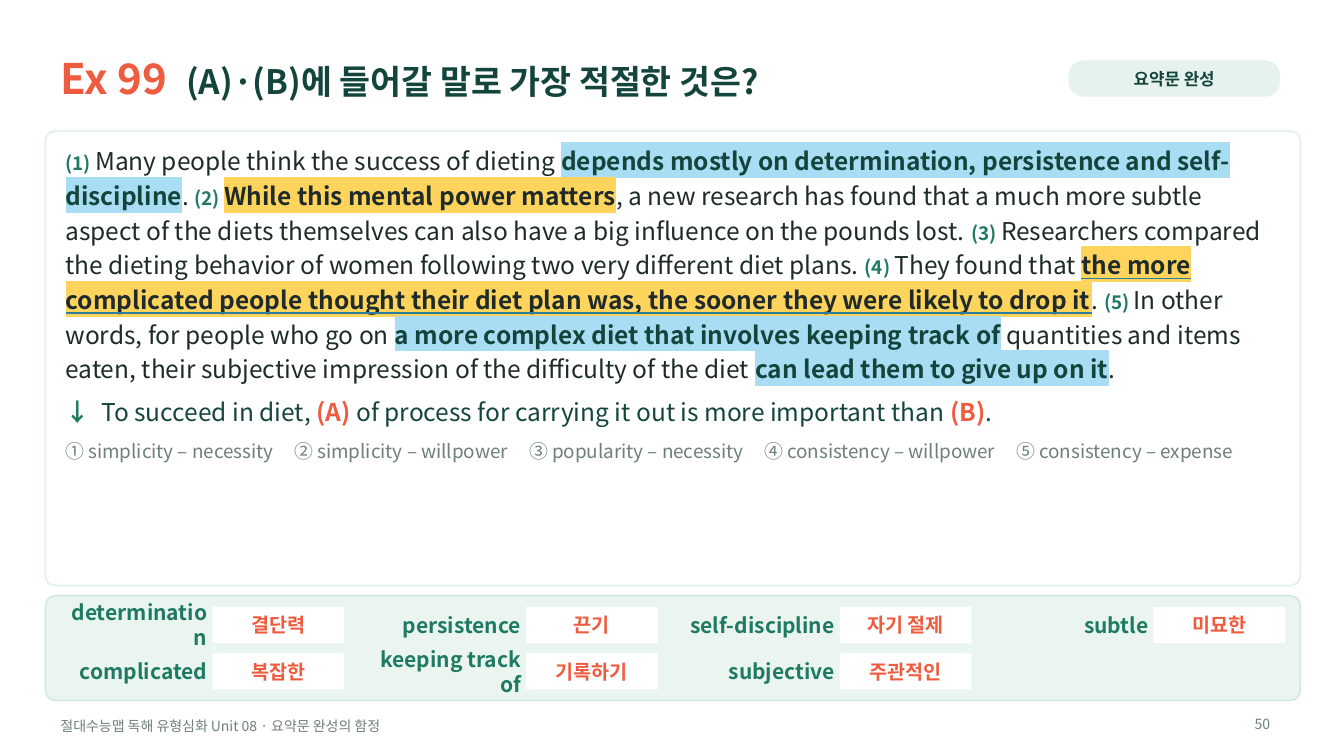
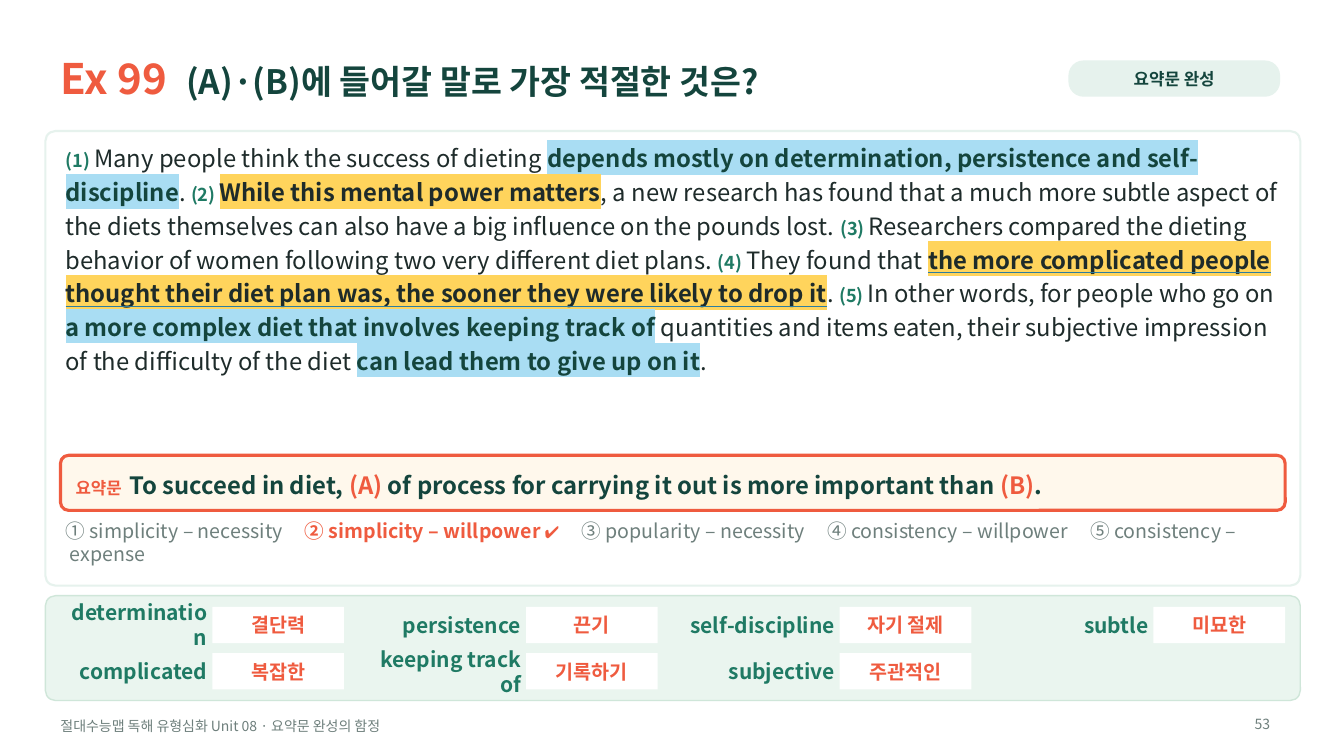
Before and after one commit to HUFSDavid/HUFSDavid, a slide deck: slide 53 of 절대수능맵_독해유형심화_Unit08_수업PPT.pptx (slide 50 before the commit). Drawn at 1344x756 pixels with LibreOffice and Linux fonts; fonts in the diff are those of the drawing. Boxes give left, top, right and bottom in pixels: in the first picture for what was removed or moved away, otherwise in the second. Text is boxed around its words. In the diff, an @@ line names an element or a change of style, - is before the commit and + after.

```diff
--- a/절대수능맵_독해유형심화_Unit08_수업PPT.pptx
+++ b/절대수능맵_독해유형심화_Unit08_수업PPT.pptx
@@ text "(1) Many people think the ..." at <box>66,147,1277,376</box>: size 13.5 to 13 pt in "(1) (2) (3) (4) (5)"; size 17.5 to 17 pt @@
@@ text at <box>66,401,1232,463</box>: paragraphs removed @@
-↓ To succeed in diet, (A) of process for carrying it out is more important than (B).
-① simplicity – necessity ② simplicity – willpower ③ popularity – necessity ④ consistency – willpower ⑤ consistency – expense
@@ rounded rectangle added at <box>60,456,1286,511</box>, fill #FFF8EC, outline #EF5B3F 2.25 pt @@
@@ text added at <box>76,474,1042,500</box>, 17 pt, text #14453D, bold @@
+요약문 To succeed in diet, (A) of process for carrying it out is more important than (B).
@@ text added at <box>66,521,1221,543</box>, 14 pt, text #6E7F7C @@
+① simplicity – necessity ② simplicity – willpower ✔ ③ popularity – necessity ④ consistency – willpower ⑤ consistency – expense
@@ page number at <box>1255,718,1271,729</box>: text changed @@
-50
+53
```
Also in this commit, not shown: 13 other slides changed, 5 slides added, 2 slides removed, 5 other files.
